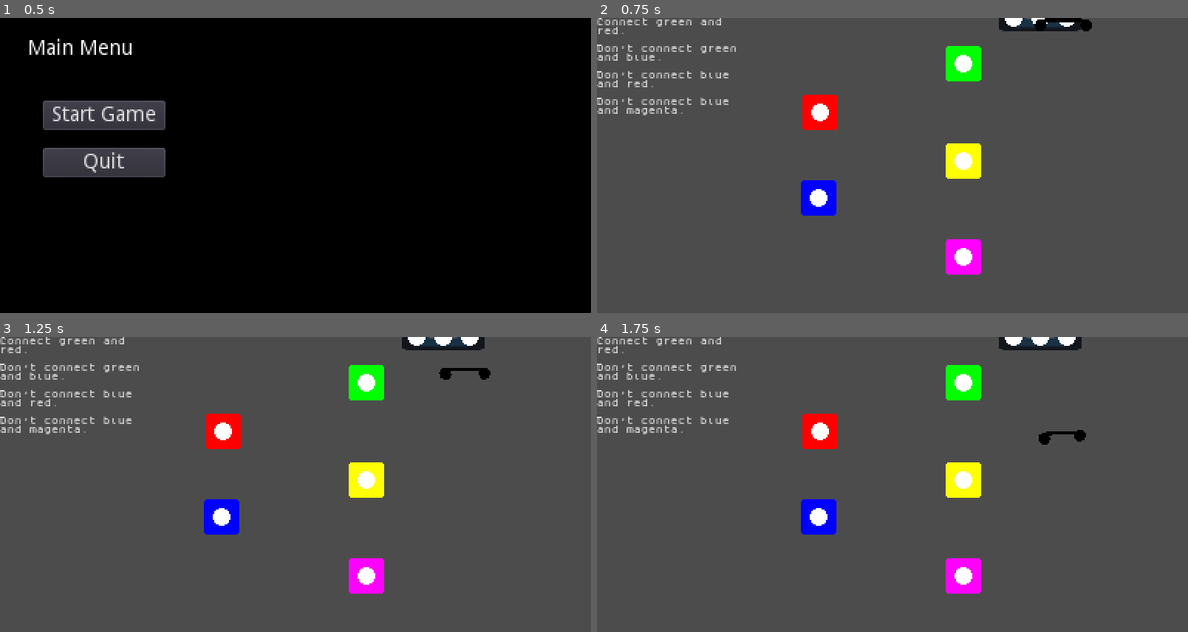
Above: before the commit, frames 1-4 (two rows, left to right).
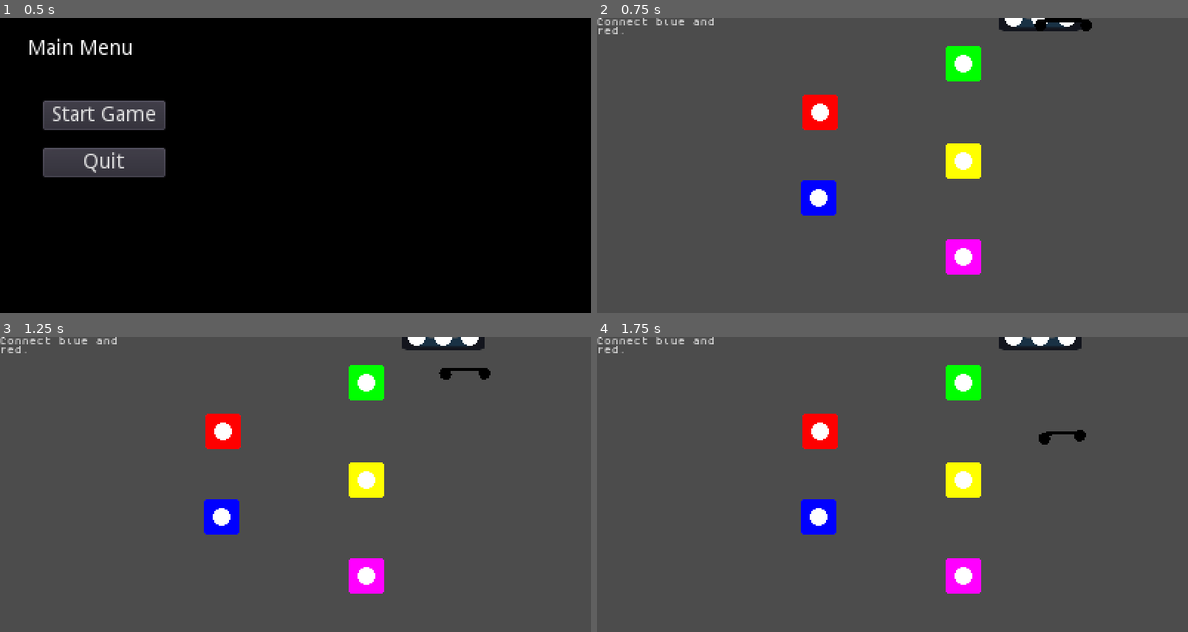
Above: after the commit, the same moments.

Repository: leogeier/faraday-uncaged
Game: Godot game, scene res://scenes/main/main.tscn
Same seed, same stepped clock (60 frames per second), same inputs: the game is played once before the commit and once after it. The engine's default icon, where the game draws it, is replaced by a stand-in: a white triangle on a blue panel in a dark square.
Inputs (mouse positions are in pixels of both pictures, inside the frame that each line leads up to):
- Up to frame 1 (0.5 s): no input
- Up to frame 2 (0.75 s): click "Start Game" at 0.5 s
- Up to frame 3 (1.25 s): no input
- Up to frame 4 (1.75 s): move the mouse to (1022, 469) at 1.27 s; click (1022, 469) at 1.42 s

Frame 1 is identical in both runs. In frame 2, 1.1% of the frame differs, in the area x 0-24%, y 0-33%; in frame 3, 1.1%; in frame 4, 1.1%.

Commit message:
ensure direct connections short enough

Diff:
--- a/game/classes/rule_solver.gd
+++ b/game/classes/rule_solver.gd
@@ -61,9 +61,7 @@
 		var candidate = ruleset.duplicate()
 		candidate.push_back(rule)
 
-		var solutions = solve(devices, hubs, cables, candidate)
-
-		if not solutions.empty():
+		if solve(devices, hubs, cables, candidate):
 			ruleset.push_back(rule)
 			possible_rules.erase(rule)
 
@@ -75,9 +73,7 @@
 		var candidate = ruleset.duplicate()
 		candidate.push_back(rule)
 
-		var solutions = solve(devices, hubs, cables, candidate)
-
-		if not solutions.empty():
+		if solve(devices, hubs, cables, candidate):
 			ruleset.push_back(rule)
 
 	return ruleset
@@ -105,7 +101,49 @@
 
 	var valid_configs = get_valid_configs(verts, cables.size(), rules)
 
-	return valid_configs
+	for config in valid_configs:
+		if solve_spacially(config, cables):
+			return true
+
+	return false
+
+func solve_spacially(config, cables):
+	var remaining_connections = config.duplicate()
+	var remaining_cables = cables.duplicate()
+
+	if not filter_direct_connections(remaining_connections, remaining_cables):
+		return false
+
+	return true
+
+class CableSorter:
+	func compare(q1, q2):
+		return q1.cable_length < q2.cable_length
+
+func filter_direct_connections(connections, cables):
+	var connections_copy = connections.duplicate()
+	cables.sort_custom(CableSorter.new(), "compare")
+
+	for connection in connections_copy:
+		var pos_a = connection.a.associated_node.global_position
+		var pos_b = connection.b.associated_node.global_position
+
+		var length = pos_a.distance_to(pos_b)
+
+		var matching_cable = null
+		for cable in cables:
+			if cable.cable_length >= length:
+				matching_cable = cable
+				break
+
+		if matching_cable == null:
+			return false
+
+		cables.erase(matching_cable)
+		connections.erase(connection)
+
+	return true
+
 
 class BeamSearchQuery:
 	var verts
--- a/game/scenes/game/game.gd
+++ b/game/scenes/game/game.gd
@@ -5,10 +5,11 @@
 var rule_solver
 
 var started = false
+var rounds = 0
+var difficulty = 1
 
 signal game_lost
 
-# Called when the node enters the scene tree for the first time.
 func _ready():
 	rule_solver = RuleSolver.new()
 	$ToolBox.add_cable_short()
@@ -45,10 +46,13 @@
 	if not check_rules():
 		die()
 
+	rounds += 1
+	difficulty = ceil(sqrt(rounds))
+
 	create_new_rules()
 
 func create_new_rules():
-	var new_rules = rule_solver.generate_ruleset($FuseBox.get_devices(), $ToolBox.get_hubs(), $ToolBox.get_cables(), 4, 1)
+	var new_rules = rule_solver.generate_ruleset($FuseBox.get_devices(), $ToolBox.get_hubs(), $ToolBox.get_cables(), difficulty, 1)
 	set_rules(new_rules)
 
 func _process(delta):
